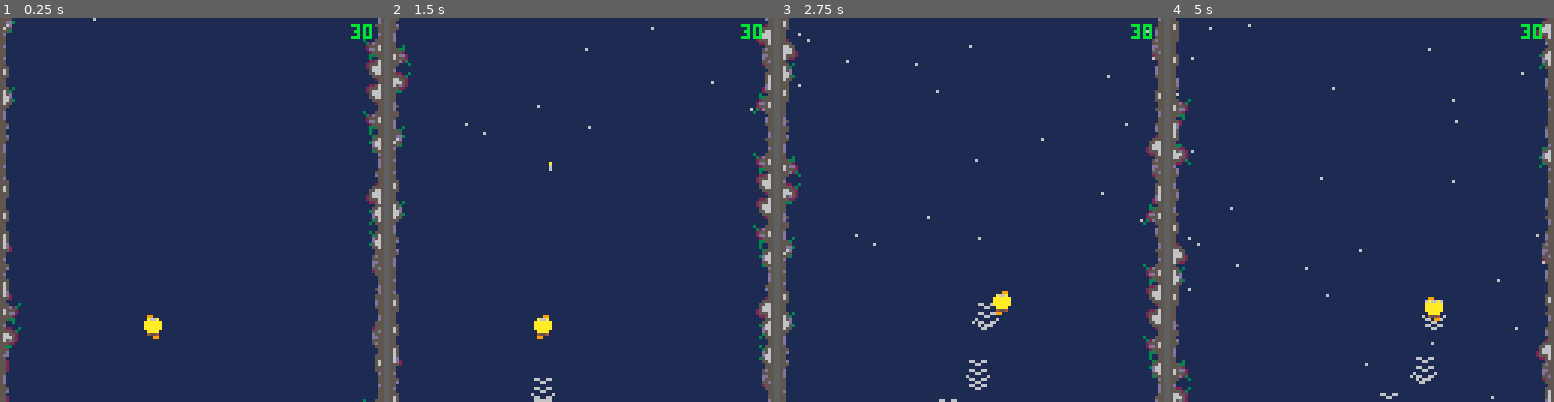
Above: before the commit, frames 1-4 (left to right).
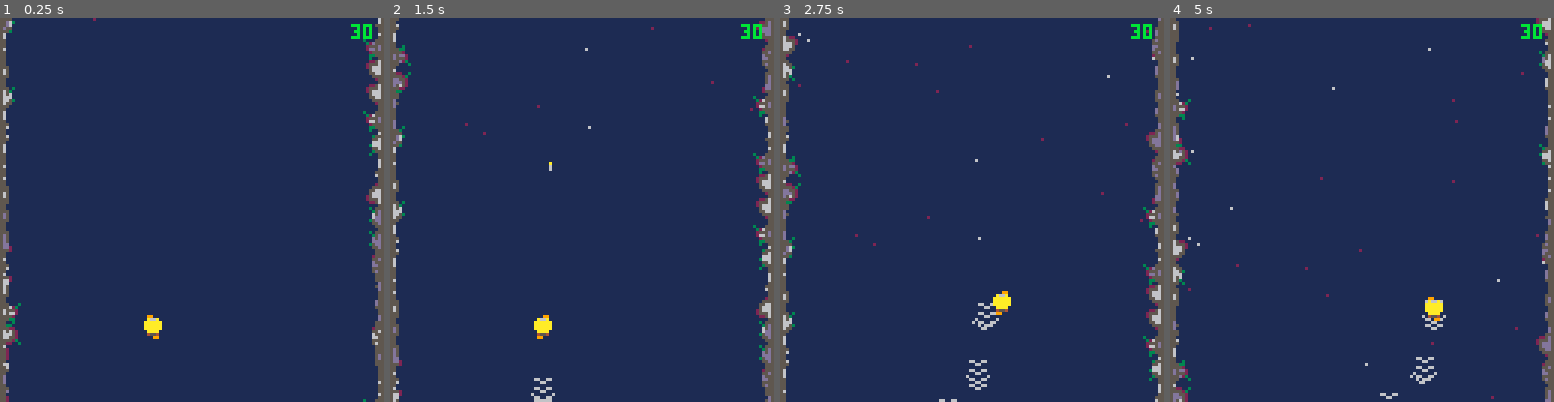
Above: after the commit, the same moments.

Repository: Mister-Oatbread/pico8_drg_game
Game: PICO-8 cartridge drg.p8
Same seed, same stepped clock (60 frames per second), same inputs: the game is played once before the commit and once after it.
Inputs:
- Up to frame 1 (0.25 s): no input
- Up to frame 2 (1.5 s): tap X (X key) at 0.33, 1.07 s; tap O (Z key) at 0.7 s
- Up to frame 3 (2.75 s): hold Right 1.6-2.1 s; tap O (Z key) at 1.7, 2.1, 2.5 s; tap X (X key) at 1.85 s; hold Up 2.15-2.42 s; hold Right from 2.47 s (still down)
- Up to frame 4 (5 s): tap O (Z key) every 0.4 s from 2.9 to 4.9 s; tap X (X key) at 2.97, 4.08 s; release Right at 3.03 s; hold Left 3.08-3.58 s; hold Down 3.63-3.97 s; hold Right 4.02-4.68 s; hold Up from 4.73 s (still down)

The runs differ from the first frame. In frame 1, 1.0% of the frame differs, in the area x 0-100%, y 0-99%; in frame 2, 1.2%; in frame 3, 1.2%; in frame 4, 1.4%, in the area x 0-100%, y 0-100%.

Commit message:
tinkered around with colors, now at least something works

Diff:
--- a/build.lua
+++ b/build.lua
@@ -1025,7 +1025,6 @@
 end
 end
 function _init()
-poke(0x5f5f,0x10)
 player=new_player()
 projectiles=new_projectiles()
 drilled_ground=new_drilled_ground()
@@ -1069,24 +1068,19 @@
 end
 function new_map()
 local function create_wall(x,y)
-local x_flip=x>140
-local y_flip=rnd(2)<1
 local sprites={
 136,138,152,154,168,170,184,186,
 137,139,153,155,169,171,185,187,
 }
 local sprite=sprites[flr(rnd(#sprites))+1]
-local color_base,color_off
-if rnd(2)<1 then color_base=5 else color_base=-11 end
-if rnd(2)<1 then color_off=13 else color_off=-3 end
 return {
 sprite=sprite,
 x=x,
 y=y,
-x_flip=x_flip,
-y_flip=y_flip,
-color_base=color_base,
-color_off=color_off,
+x_flip=x>140,
+y_flip=rnd(2)<1,
+swap_gray=rnd(2)<1,
+swap_blue=rnd(2)<1,
 }
 end
 local terrain=new_entity_container()
@@ -1097,7 +1091,7 @@
 walls.add(create_wall(x,y))
 end
 end
-for i=101,230,127 do
+for i=98,230,130 do
 for j=91,228,8 do
 super_walls.add({x=i,y=j})
 end
@@ -1105,7 +1099,7 @@
 local function spawn_pebble()
 local x=flr(rnd(128))+101
 local color
-if rnd(2)<1 then color=6 else color=11 end
+if rnd(2)<1 then color=6 else color=2 end
 return {
 color=color,
 x=x,
@@ -1138,6 +1132,8 @@
 local wall
 for i=1,walls.size() do
 wall=walls.get(i)
+if wall.swap_gray then pal(6,13) end
+if wall.swap_blue then pal(13,6) end
 spr(
 wall.sprite,
 wall.x,
@@ -1146,6 +1142,7 @@
 wall.x_flip,
 wall.y_flip
 )
+pal()
 end
 end
 local function draw_super_wall()
@@ -1159,13 +1156,11 @@
 end
 end
 local function draw_terrain()
-pal(11,134,0)
 local terrain_piece
 for i=1,terrain.size() do
 terrain_piece=terrain.get(i)
 pset(terrain_piece.x,terrain_piece.y,terrain_piece.color)
 end
-pal(0)
 end
 return {
 update=update,
--- a/src/map.lua
+++ b/src/map.lua
@@ -7,24 +7,19 @@
     -- takes x,y coord and creates a random wall sprite with random x flip and
     -- according orientation for wall
     local function create_wall(x,y)
-        local x_flip=x>140
-        local y_flip=rnd(2)<1
         local sprites={
             136,138,152,154,168,170,184,186,
             137,139,153,155,169,171,185,187,
         }
         local sprite=sprites[flr(rnd(#sprites))+1]
-        local color_base,color_off
-        if rnd(2)<1 then color_base=5 else color_base=-11 end
-        if rnd(2)<1 then color_off=13 else color_off=-3 end
         return {
             sprite=sprite,
             x=x,
             y=y,
-            x_flip=x_flip,
-            y_flip=y_flip,
-            color_base=color_base,
-            color_off=color_off,
+            x_flip=x>140,
+            y_flip=rnd(2)<1,
+            swap_gray=rnd(2)<1,
+            swap_blue=rnd(2)<1,
         }
     end
 
@@ -44,7 +39,7 @@
     end
 
     -- initialize super walls
-    for i=101,230,127 do
+    for i=98,230,130 do
         for j=91,228,8 do
             super_walls.add({x=i,y=j})
         end
@@ -53,7 +48,7 @@
     local function spawn_pebble()
         local x=flr(rnd(128))+101
         local color
-        if rnd(2)<1 then color=6 else color=11 end
+        if rnd(2)<1 then color=6 else color=2 end
         return {
             color=color,
             x=x,
@@ -89,8 +84,8 @@
         local wall
         for i=1,walls.size() do
             wall=walls.get(i)
-            -- pal(5,wall.color_base,1)
-            -- pal(13,wall.color_off,1)
+            if wall.swap_gray then pal(6,13) end
+            if wall.swap_blue then pal(13,6) end
             spr(
                 wall.sprite,
                 wall.x,
@@ -99,8 +94,8 @@
                 wall.x_flip,
                 wall.y_flip
             )
+            pal()
         end
-        -- pal()
     end
 
     local function draw_super_wall()
@@ -115,13 +110,11 @@
     end
 
     local function draw_terrain()
-        pal(11,134,1)
         local terrain_piece
         for i=1,terrain.size() do
             terrain_piece=terrain.get(i)
             pset(terrain_piece.x,terrain_piece.y,terrain_piece.color)
         end
-        pal(0)
     end
 
     return {
Not shown, changed: 37 lines of the sprite sheet (__gfx__) section of drg.p8
